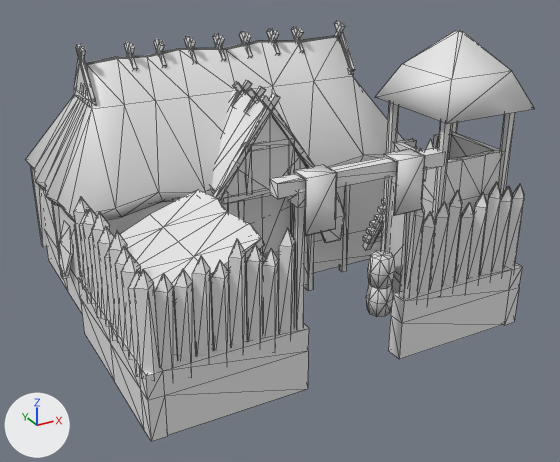
The COLLADA model art/meshes/structural/suebians/barracks.dae as it was, and as the next commit left it.
The view is the same before and after, from a 50 mm camera at (-20.1, -38.9, 20.8) aimed at (0.4, -1.7, 2.1). The lights are fixed; the arrows at lower left show +X, +Y and +Z. Mesh edges are drawn as thin lines. Where no turn or scale is listed for an object, it has been applied to the vertices. Vertices at the same position are counted once.

The scene before the commit, as lines of its bpy script (objects in view):
```python
mat_textura_suevos_003 = principled_material('textura suevos.003')
mat_textura_suevos_003.base_color = (0.8, 0.8, 0.8)  # white #e7e7e7
me_cube_382 = bpy.data.meshes.new('Cube.382')
me_cube_382.from_pydata(...)  # 1736 vertices, 2662 faces; spans x -11.9..11.5, y -10.9..11.7, z -2.9..14.1
me_cube_382.materials.append(mat_textura_suevos_003)  # white #e7e7e7
# before: 1220 (-3.5, -10.0, 1.0), 1221 (-3.1, -10.0, 1.0), 1222 (-3.5, -10.0, 7.7), 1223 (-3.1, -10.0, 7.6), 1224 (-3.5, -10.4, 1.0)
# before: 1225 (-3.1, -10.4, 1.0), 1226 (-3.5, -10.4, 7.7), 1227 (-3.1, -10.4, 7.7)
ob_barracks = bpy.data.objects.new('barracks', me_cube_382)
ob_barracks.location = (0.0, 0.0, 0.0)
```
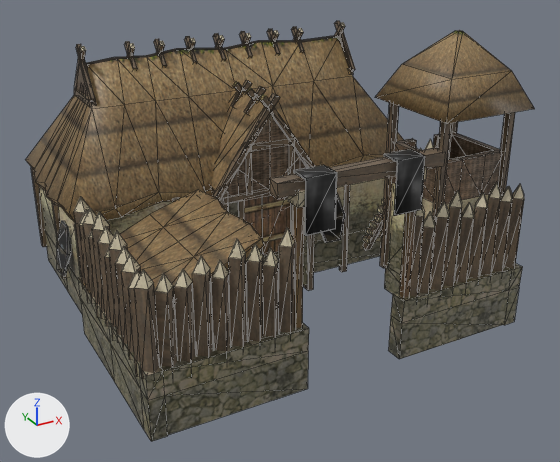
The change, as a diff of the scene's bpy script:
```diff
--- a/art/meshes/structural/suebians/barracks.dae.py
+++ b/art/meshes/structural/suebians/barracks.dae.py
@@ img_sueb_struct_png @@
+img_sueb_struct_png = load_image('sueb_struct.png', '../../../textures/skins/structural/sueb_struct.png', 2048, 1024, 'sRGB')
@@ mat_textura_suevos_003 @@
 mat_textura_suevos_003 = principled_material('textura suevos.003')
-mat_textura_suevos_003.base_color = (0.8, 0.8, 0.8)  # white #e7e7e7
+mat_textura_suevos_003.texture = img_sueb_struct_png
@@ me_cube_382 @@
 # used by ob_barracks; location = (0.0, 0.0, 0.0)
 # verts and faces of me_cube_382; kept vertices keep their numbers, new ones are numbered from 1736
-me_cube_382.from_pydata(...)  # 1736 vertices, 2662 faces; spans x -11.9..11.5, y -10.9..11.7, z -2.9..14.1
+me_cube_382.from_pydata(...)  # 1628 vertices, 2394 faces; spans x -11.9..11.4, y -10.9..11.7, z -2.9..14.1
+# me_cube_382 part 1: the loose piece of 26 vertices spanning x 3.7..5.2, y -7.1..-5.7, z -0.3..1.6 is deleted
+# me_cube_382 part 2: the loose piece of 26 vertices spanning x 3.7..5.2, y -7.1..-5.7, z -2.1..-0.3 is deleted
+# me_cube_382 part 3
+# 64 vertices are removed from x -11.6..10.9, y 2.3..8.1, z -2.3..10.0
+# 185 faces are deleted
+# 3 vertices move from x 11.4..11.5, y 3.9..6.6, z 4.8..5.0 to x 10.7..11.1, y 3.9..6.6, z 4.7..4.8
+# 12 vertices are added at x -11.8..10.9, y 2.3..7.9, z 0.0..5.0
+# 23 new faces join them
+# me_cube_382 part 4
+delete_vertices([1220, 1221, 1224, 1225])  # with the faces that use them
+verts[1739] = (-3.6, -10.0, 7.7)
+verts[1740] = (-3.6, -10.0, 1.0)
+verts[1741] = (-3.6, -10.4, 1.0)
+verts[1742] = (-3.6, -10.4, 7.7)
+for new, old in zip([*range(1743, 1747)], [*range(1739, 1743)]): verts[new] = verts[old] + (0.4, 0.0, 0.0)
+faces += [(1739, 1743, 1740), (1743, 1745, 1744), (1741, 1746, 1742), (1739, 1741, 1742), (1740, 1743, 1744), (1743, 1746, 1745)]
+faces += [(1741, 1745, 1746), (1739, 1740, 1741)]
+# me_cube_382 part 5: 1929 kept faces spanning x -11.9..11.4, y -10.9..10.9, z -2.9..14.1 get new texture (UV) coordinates
 me_cube_382.materials.append(mat_textura_suevos_003)
```

Pixel boxes (x1, y1, x2, y2) of what changed, in the pictures (560 x 462 px; the box of a moved part takes in the faces that stretch with it):
'barracks', surface changed, reshaped (grey to brown): (26, 21, 535, 441) in both
part 1 of me_cube_382, deleted: before (368, 251, 395, 289)
part 2 of me_cube_382, deleted: before (366, 284, 393, 317)
part 3 of me_cube_382, cut back: before (59, 221, 73, 276); after (57, 221, 71, 276)
part 4 of me_cube_382, moved or reshaped: before (294, 205, 305, 328); after (292, 205, 304, 328)
part 5 of me_cube_382, surface changed (grey to brown): (26, 21, 535, 441) in both
